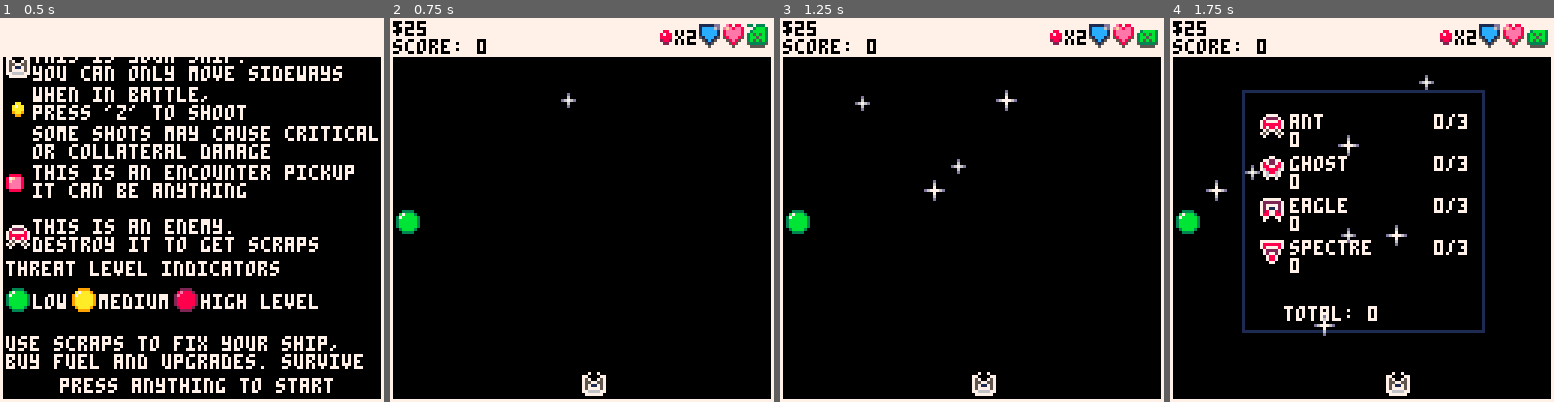
Above: before the commit, frames 1-4 (left to right).
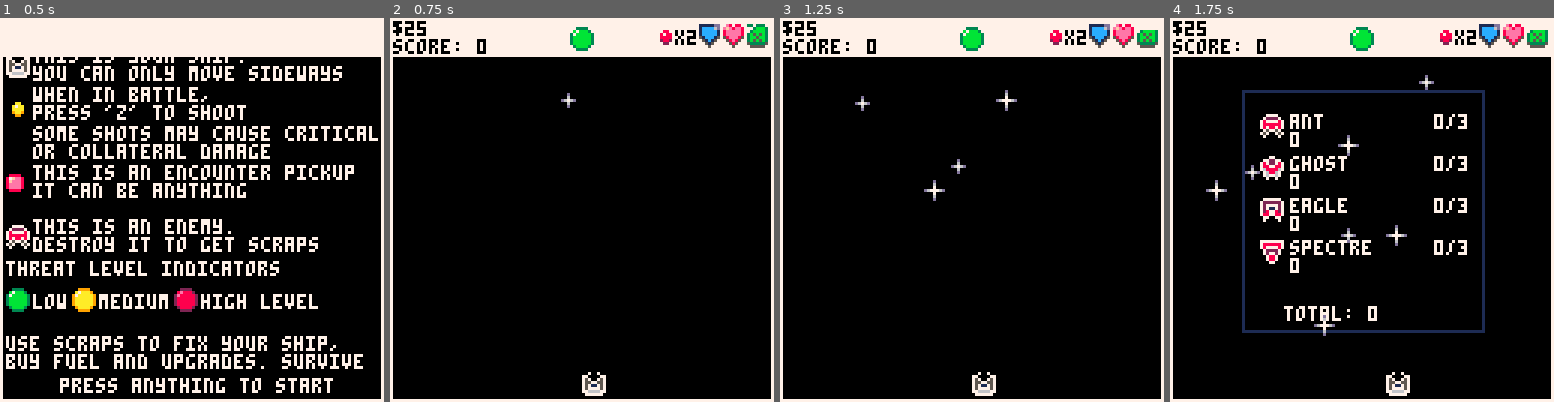
Above: after the commit, the same moments.

Repository: NinetiesPaul/Orion-s-Defender
Game: PICO-8 cartridge orionsdefender.p8
Same seed, same stepped clock (60 frames per second), same inputs: the game is played once before the commit and once after it.
Inputs:
- Up to frame 1 (0.5 s): tap X (X key) at 0.33 s
- Up to frame 2 (0.75 s): tap O (Z key) at 0.7 s
- Up to frame 3 (1.25 s): tap X (X key) at 1.07 s
- Up to frame 4 (1.75 s): hold Right from 1.6 s (still down); tap O (Z key) at 1.7 s

Frame 1 is identical in both runs. In frame 2, 0.6% of the frame differs, in the area x 1-54%, y 2-57%; in frame 3, 0.6%; in frame 4, 0.6%.

Commit message:
changed sprite of new ship to police patterns; changed threat icon location

Diff:
--- a/orionsdefender.p8
+++ b/orionsdefender.p8
@@ -747,7 +747,7 @@
 		if (threat_y > 3) threat_y = 1
 	end
 
-	spr(threat_level_sprs[threat_x][threat_y],2,64)
+	spr(threat_level_sprs[threat_x][threat_y],60,3)
 end
 
 function restart_from_gameover()
@@ -1214,12 +1214,12 @@
 end
 __gfx__
 0000000000000000000000000e80880011111dd03303330000333300003333000033330000777700000770000777777077777777700770070000000000000000
-008888000000000099999900efe8ee801cccc6d0003bbb300b7bbb300b7bbb300b7bbb3007222270077227707222222778888887777887770000000000000000
-087fee80000aa0009aaaaa908eeeee801ccccc1003bbbb3037bbbbb337bbbbb337b77bb378777787787227877277772778777787722772270000000000000000
-08feee8000a7aa0009aaaaa98eeeee801ccccc103b5b5b303bbbbbb33bb77bb33b7bb7b378888887788778877271172707222270722222270000000000000000
-08eeee8000aaaa0009aaaaa958eee85051ccc1503bb5bb303bbbbbb33bb77bb33b7bb7b378788787768888677287782707277270772772770000000000000000
-08eeee80009aa9009aaaaa90058e8500051c15003b5b5b303bbbbbb33bbbbbb33bb77bb307577570076886707887788700788700707887070000000000000000
-00888800000990009999990000585000005150005333335003bbbb3003bbbb3003bbbb3075700757076776700770077000788700007887000000000000000000
+008888000000000099999900efe8ee801cccc6d0003bbb300b7bbb300b7bbb300b7bbb3007222270077227707222222778888887777cc7770000000000000000
+087fee80000aa0009aaaaa908eeeee801ccccc1003bbbb3037bbbbb337bbbbb337b77bb378777787787227877277772778777787711771170000000000000000
+08feee8000a7aa0009aaaaa98eeeee801ccccc103b5b5b303bbbbbb33bb77bb33b7bb7b378888887788778877271172707222270711111170000000000000000
+08eeee8000aaaa0009aaaaa958eee85051ccc1503bb5bb303bbbbbb33bb77bb33b7bb7b378788787768888677287782707277270771551770000000000000000
+08eeee80009aa9009aaaaa90058e8500051c15003b5b5b303bbbbbb33bbbbbb33bb77bb307577570076886707887788700788700707cc7070000000000000000
+00888800000990009999990000585000005150005333335003bbbb3003bbbb3003bbbb3075700757076776700770077000788700007cc7000000000000000000
 00000000000000000000000000050000000500000555550000333300003333000033330007000070007007000700007000077000000770000000000000000000
 00000000007007000000000000000000000000000000000000999900009999000099990000888800000880000888888088888888800880080000000000000000
 0000000077000077000000000000000000000000000000000a7aaa900a7aaa900a7aaa9008000080088008808000000880000008888008880000000000000000
